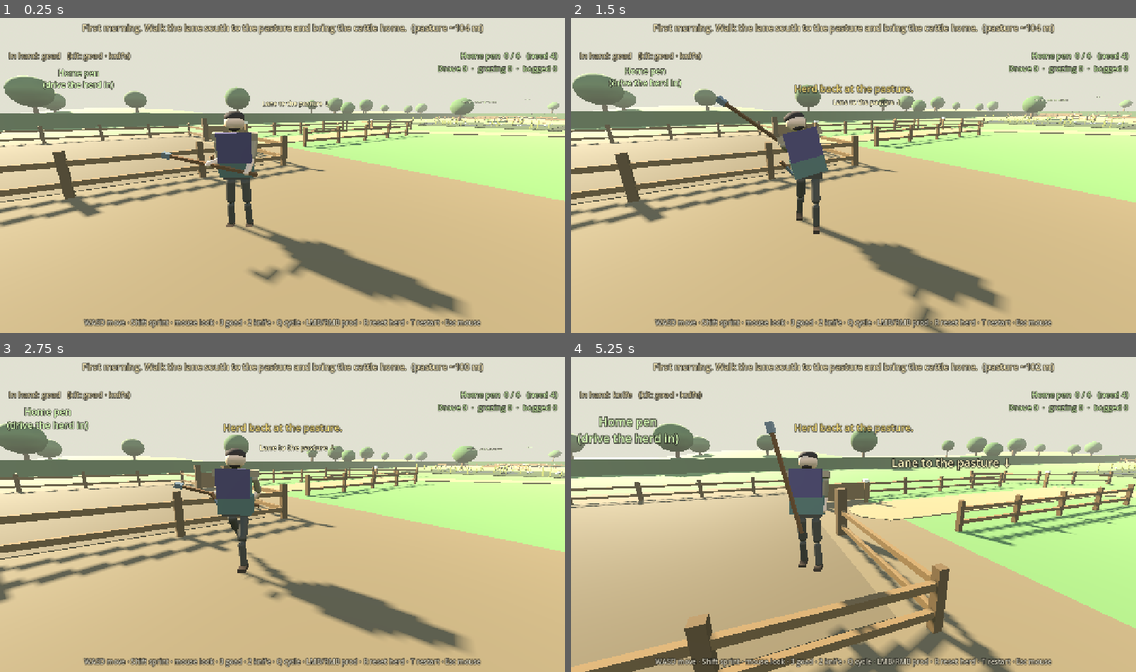
Above: before the commit, frames 1-4 (two rows, left to right).
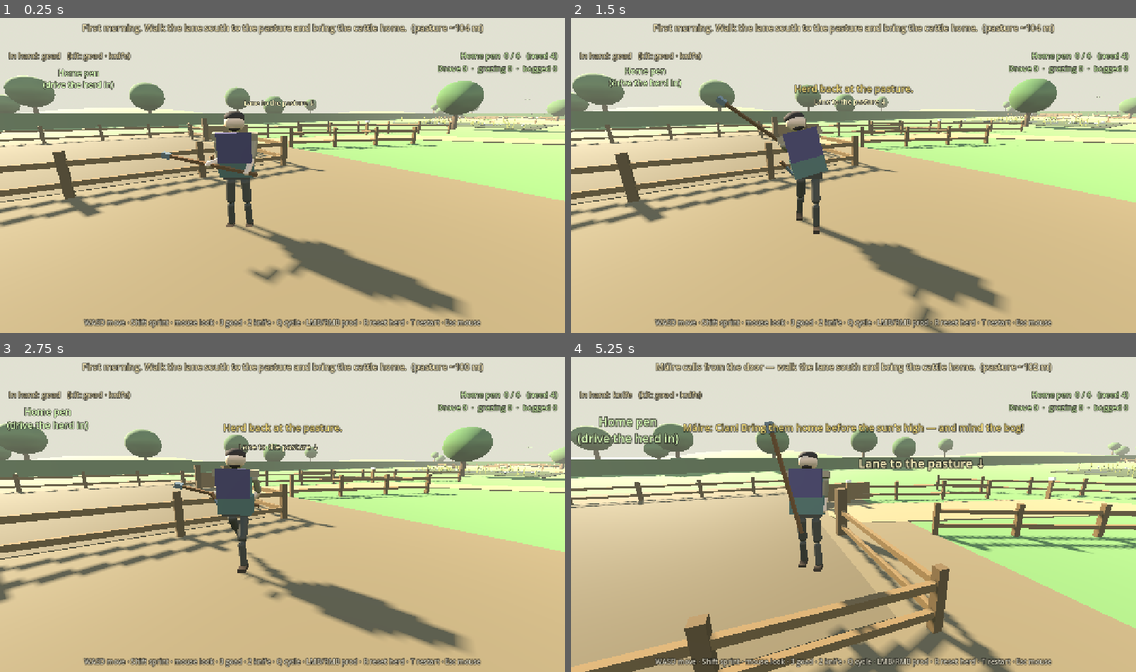
Above: after the commit, the same moments.

Repository: fortins4/devPlayground
Game: Godot game, scene res://scenes/prologue/opening_cattle_drive.tscn
The game is run twice, just before and just after one commit, with the same random seed, the same clock (stepped at 60 frames per second) and the same inputs. This scene is started directly instead of the project's main scene.
Inputs (mouse positions are in pixels of both pictures, inside the frame that each line leads up to):
- Up to frame 1 (0.25 s): no input
- Up to frame 2 (1.5 s): tap Enter at 0.5 s; move the mouse to (881, 172) at 0.52 s; hold W (move_forward) from 0.53 s (still down); tap R at 0.6 s; click (881, 172) at 0.67 s; tap Space (jump) at 0.77 s; tap T at 0.8, 1.35 s; move the mouse to (825, 175) at 1.27 s
- Up to frame 3 (2.75 s): keep holding W (move_forward); tap Space (jump) at 1.52 s; tap R at 1.55 s; move the mouse to (293, 508) at 2.02 s; hold Right mouse button (attack_heavy) from 2.03 s (still down); tap T at 2.3 s
- Up to frame 4 (5.25 s): keep holding W (move_forward); move the mouse to (847, 517) at 2.77 s; release Right mouse button (attack_heavy) at 2.78 s; click (847, 517) at 2.85 s; tap Space (jump) at 3.02, 3.77, 4.52 s; tap R at 3.05, 4.55 s; move the mouse to (893, 517) at 3.52 s; hold H (band_toggle) 3.53-4.28 s; tap T at 3.8 s; move the mouse to (808, 508) at 4.27 s; tap Ctrl (crouch) at 4.35 s; move the mouse to (859, 514) at 5.02 s; hold Q (cycle_weapon) from 5.03 s (still down); click (859, 514) at 5.17 s

The runs differ from the first frame. In frame 1, 5.1% of the frame differs, in the area x 0-100%, y 19-43%; in frame 2, 5.1%; in frame 3, 5.2%; in frame 4, 12%, in the area x 0-100%, y 1-63%.

Commit message:
feat(prologue): house family callout + tighter pastoral lane bends
Extend the F4 opening cattle-drive: Máire calls to Cian from the door as
the drive leaves, and PathMarkers get a sharper S (extra Bend5) with bog
nudged east so the west apex reads ditch/bog edge from above and ground.
No CattleEconomy / combat changes.

Diff:
--- a/scenes/prologue/opening_cattle_drive.tscn
+++ b/scenes/prologue/opening_cattle_drive.tscn
@@ -6,6 +6,7 @@
 [ext_resource type="PackedScene" uid="uid://bq8riochtplayer01" path="res://scenes/characters/player/player.tscn" id="4_player"]
 [ext_resource type="PackedScene" uid="uid://cq8riochtopencow01" path="res://scenes/prologue/opening_cow.tscn" id="5_cow"]
 [ext_resource type="Script" path="res://scripts/prologue/opening_drive_launcher.gd" id="6_launch"]
+[ext_resource type="Script" path="res://scripts/prologue/opening_family_caller.gd" id="7_family"]
 
 [sub_resource type="ProceduralSkyMaterial" id="Sky_morning_mat"]
 sky_top_color = Color(0.5, 0.62, 0.74, 1)
@@ -52,22 +53,25 @@
 [node name="PathMarkers" type="Node3D" parent="."]
 
 [node name="Gate" type="Marker3D" parent="PathMarkers"]
-transform = Transform3D(1, 0, 0, 0, 1, 0, 0, 0, 1, 7, 0, 15)
+transform = Transform3D(1, 0, 0, 0, 1, 0, 0, 0, 1, 7, 0, 14)
 
 [node name="Bend1" type="Marker3D" parent="PathMarkers"]
-transform = Transform3D(1, 0, 0, 0, 1, 0, 0, 0, 1, 7, 0, 30)
+transform = Transform3D(1, 0, 0, 0, 1, 0, 0, 0, 1, 4, 0, 25)
 
 [node name="Bend2" type="Marker3D" parent="PathMarkers"]
-transform = Transform3D(1, 0, 0, 0, 1, 0, 0, 0, 1, -12, 0, 44)
+transform = Transform3D(1, 0, 0, 0, 1, 0, 0, 0, 1, -15, 0, 37)
 
 [node name="Bend3" type="Marker3D" parent="PathMarkers"]
-transform = Transform3D(1, 0, 0, 0, 1, 0, 0, 0, 1, -14, 0, 62)
+transform = Transform3D(1, 0, 0, 0, 1, 0, 0, 0, 1, -18, 0, 54)
 
 [node name="Bend4" type="Marker3D" parent="PathMarkers"]
-transform = Transform3D(1, 0, 0, 0, 1, 0, 0, 0, 1, 4, 0, 78)
+transform = Transform3D(1, 0, 0, 0, 1, 0, 0, 0, 1, 0, 0, 68)
+
+[node name="Bend5" type="Marker3D" parent="PathMarkers"]
+transform = Transform3D(1, 0, 0, 0, 1, 0, 0, 0, 1, 16, 0, 82)
 
 [node name="PastureMouth" type="Marker3D" parent="PathMarkers"]
-transform = Transform3D(1, 0, 0, 0, 1, 0, 0, 0, 1, 10, 0, 94)
+transform = Transform3D(1, 0, 0, 0, 1, 0, 0, 0, 1, 10, 0, 96)
 
 [node name="HomeZone" type="Area3D" parent="."]
 transform = Transform3D(1, 0, 0, 0, 1, 0, 0, 0, 1, 7, 1.2, 6.5)
@@ -79,7 +83,7 @@
 shape = SubResource("Shape_home")
 
 [node name="BogZone" type="Area3D" parent="."]
-transform = Transform3D(1, 0, 0, 0, 1, 0, 0, 0, 1, 7, 1, 55)
+transform = Transform3D(1, 0, 0, 0, 1, 0, 0, 0, 1, 9, 1, 55)
 collision_layer = 0
 collision_mask = 1
 monitorable = false
@@ -128,6 +132,13 @@
 [node name="Player" parent="." instance=ExtResource("4_player")]
 transform = Transform3D(-0.5736, 0, -0.8192, 0, 1, 0, 0.8192, 0, -0.5736, -3, 0.1, 9)
 
+
+[node name="FamilyCaller" type="Node3D" parent="."]
+transform = Transform3D(0.936, 0, 0.352, 0, 1, 0, -0.352, 0, 0.936, -5.2, 0.1, 3.2)
+script = ExtResource("7_family")
+speaker_name = "Máire"
+callout_line = "Cian! Bring them home before the sun's high — and mind the bog!"
+
 [node name="OpeningDriveDirector" type="Node3D" parent="."]
 script = ExtResource("2_director")
 need_home = 4
--- a/scripts/prologue/opening_drive_director.gd
+++ b/scripts/prologue/opening_drive_director.gd
@@ -19,6 +19,7 @@
 @export var bog_zone_path: NodePath = ^"../BogZone"
 @export var pasture_zone_path: NodePath = ^"../PastureZone"
 @export var path_markers_path: NodePath = ^"../PathMarkers"
+@export var family_caller_path: NodePath = ^"../FamilyCaller"
 ## Herd "lifts its heads" (all start milling / respond to goad pressure) after the first prod.
 @export var stir_radius: float = 30.0
 @export var at_herd_radius: float = 22.0
@@ -37,6 +38,7 @@
 var _slot_index: int = 0
 var _flash_text: String = ""
 var _flash_timer: float = 0.0
+var _family: Node = null
 
 
 func _ready() -> void:
@@ -70,6 +72,10 @@
 	for cow in _cows:
 		cow.call("set_player", _player)
 		cow.call("set_path_bias", _path_home_first, home)
+	_family = get_node_or_null(family_caller_path)
+	if _family and _family.has_signal("callout_spoken"):
+		if not _family.is_connected("callout_spoken", _on_family_callout):
+			_family.connect("callout_spoken", _on_family_callout)
 	_set_stage(Stage.WALK_OUT)
 	print("OPENING_DRIVE_READY cows=%d need=%d path_markers=%d" % [_cows.size(), need_home, _path_home_first.size()])
 
@@ -182,6 +188,8 @@
 	var total := _cows.size()
 	match stage:
 		Stage.WALK_OUT:
+			if family_bark_visible():
+				return "%s calls from the door — walk the lane south and bring the cattle home.  (pasture ~%d m)" % [family_speaker(), int(distance_to_herd())]
 			return "First morning. Walk the lane south to the pasture and bring the cattle home.  (pasture ~%d m)" % int(distance_to_herd())
 		Stage.AT_HERD:
 			return "The herd is grazing. Draw the goad (3) and prod a cow (LMB / RMB) to stir them."
@@ -217,6 +225,8 @@
 	succeeded = false
 	first_goad_done = false
 	_set_stage(Stage.WALK_OUT)
+	if _family and _family.has_method("reset_callout"):
+		_family.call("reset_callout")
 	_flash("Herd back at the pasture.", 3.0)
 
 
@@ -237,6 +247,24 @@
 		cow.global_position = home + Vector3(-4.0 + float(placed) * 2.2, 0.15, 1.5)
 		cow.call("start_driven")
 		placed += 1
+
+
+func family_has_spoken() -> bool:
+	return bool(_family.call("has_spoken")) if _family and _family.has_method("has_spoken") else false
+
+
+func family_bark_visible() -> bool:
+	return bool(_family.call("is_bark_visible")) if _family and _family.has_method("is_bark_visible") else false
+
+
+func family_speaker() -> String:
+	return String(_family.call("get_speaker_name")) if _family and _family.has_method("get_speaker_name") else ""
+
+
+func _on_family_callout(line: String) -> void:
+	var who := family_speaker()
+	var prefix := ("%s: " % who) if who != "" else ""
+	_flash(prefix + line, 6.0)
 
 
 # ---------------------------------------------------------------- internals
--- /dev/null
+++ b/scripts/prologue/opening_family_caller.gd
@@ -0,0 +1,213 @@
+extends Node3D
+class_name OpeningFamilyCaller
+## Greybox family member at the house door who calls out to Cian as the morning
+## cattle drive leaves the yard. Readable bark (Label3D + HUD flash) + raised-arm pose.
+## Standalone prologue prop — no combat / CattleEconomy hooks.
+
+signal callout_spoken(line: String)
+
+@export var speaker_name: String = "Máire"
+@export var callout_line: String = "Cian! Bring them home before the sun's high — and mind the bog!"
+@export var bark_hold_secs: float = 6.5
+@export var auto_trigger_delay: float = 1.1
+@export var retrigger_on_reset: bool = true
+
+var _spoken: bool = false
+var _bark: Label3D = null
+var _name_label: Label3D = null
+var _bark_timer: float = 0.0
+var _delay_left: float = -1.0
+var _arm: Node3D = null
+
+
+func _ready() -> void:
+	_build_figure()
+	_delay_left = auto_trigger_delay
+
+
+func _process(delta: float) -> void:
+	if _delay_left > 0.0:
+		_delay_left -= delta
+		if _delay_left <= 0.0 and not _spoken:
+			speak()
+	if _bark_timer > 0.0:
+		_bark_timer -= delta
+		if _bark != null:
+			_bark.visible = _bark_timer > 0.0
+			# Soft bob so the bark reads as live speech.
+			_bark.position.y = 2.55 + sin(Time.get_ticks_msec() * 0.006) * 0.04
+		if _arm:
+			_arm.rotation_degrees.z = -55.0 + sin(Time.get_ticks_msec() * 0.008) * 8.0
+
+
+func speak() -> void:
+	_spoken = true
+	_bark_timer = bark_hold_secs
+	if _bark:
+		_bark.text = callout_line
+		_bark.visible = true
+	callout_spoken.emit(callout_line)
+	print("OPENING_FAMILY_CALLOUT speaker=%s line=%s" % [speaker_name, callout_line])
+
+
+func reset_callout() -> void:
+	_spoken = false
+	_bark_timer = 0.0
+	if _bark:
+		_bark.visible = false
+	if retrigger_on_reset:
+		_delay_left = auto_trigger_delay * 0.6
+
+
+func has_spoken() -> bool:
+	return _spoken
+
+
+func is_bark_visible() -> bool:
+	return _bark != null and _bark.visible and _bark_timer > 0.0
+
+
+func get_callout_line() -> String:
+	return callout_line
+
+
+func get_speaker_name() -> String:
+	return speaker_name
+
+
+func _build_figure() -> void:
+	# Clear any authored placeholders.
+	for c in get_children():
+		remove_child(c)
+		c.free()
+
+	var skin := _mat(Color(0.86, 0.70, 0.58))
+	var hair := _mat(Color(0.28, 0.16, 0.08))
+	var léine := _mat(Color(0.72, 0.68, 0.55))  # undyed linen
+	var brat := _mat(Color(0.42, 0.28, 0.38))    # muted purple brat
+	var shoes := _mat(Color(0.22, 0.16, 0.10))
+
+	var body := MeshInstance3D.new()
+	var body_mesh := CapsuleMesh.new()
+	body_mesh.radius = 0.28
+	body_mesh.height = 1.35
+	body.mesh = body_mesh
+	body.material_override = léine
+	body.position = Vector3(0.0, 0.85, 0.0)
+	add_child(body)
+
+	var skirt := MeshInstance3D.new()
+	var skirt_mesh := CylinderMesh.new()
+	skirt_mesh.top_radius = 0.30
+	skirt_mesh.bottom_radius = 0.42
+	skirt_mesh.height = 0.55
+	skirt.mesh = skirt_mesh
+	skirt.material_override = léine.duplicate()
+	(skirt.material_override as StandardMaterial3D).albedo_color = Color(0.62, 0.58, 0.48)
+	skirt.position = Vector3(0.0, 0.42, 0.0)
+	add_child(skirt)
+
+	var cloak := MeshInstance3D.new()
+	var cloak_mesh := BoxMesh.new()
+	cloak_mesh.size = Vector3(0.72, 0.85, 0.18)
+	cloak.mesh = cloak_mesh
+	cloak.material_override = brat
+	cloak.position = Vector3(0.0, 1.15, -0.12)
+	add_child(cloak)
+
+	var head := MeshInstance3D.new()
+	var head_mesh := SphereMesh.new()
+	head_mesh.radius = 0.165
+	head_mesh.height = 0.33
+	head.mesh = head_mesh
+	head.material_override = skin
+	head.position = Vector3(0.0, 1.72, 0.0)
+	add_child(head)
+
+	var hair_mi := MeshInstance3D.new()
+	var hair_mesh := SphereMesh.new()
+	hair_mesh.radius = 0.18
+	hair_mesh.height = 0.28
+	hair_mi.mesh = hair_mesh
+	hair_mi.material_override = hair
+	hair_mi.position = Vector3(0.0, 1.82, -0.02)
+	hair_mi.scale = Vector3(1.05, 0.75, 1.1)
+	add_child(hair_mi)
+
+	# Resting left arm.
+	var left_arm := MeshInstance3D.new()
+	var la_mesh := CapsuleMesh.new()
+	la_mesh.radius = 0.055
+	la_mesh.height = 0.55
+	left_arm.mesh = la_mesh
+	left_arm.material_override = skin
+	left_arm.position = Vector3(-0.38, 1.15, 0.05)
+	left_arm.rotation_degrees = Vector3(12.0, 0.0, 18.0)
+	add_child(left_arm)
+
+	# Raised right arm (calling / waving) — joint so we can animate a little.
+	_arm = Node3D.new()
+	_arm.name = "CallArm"
+	_arm.position = Vector3(0.32, 1.35, 0.05)
+	_arm.rotation_degrees = Vector3(10.0, 0.0, -55.0)
+	add_child(_arm)
+	var right_arm := MeshInstance3D.new()
+	var ra_mesh := CapsuleMesh.new()
+	ra_mesh.radius = 0.055
+	ra_mesh.height = 0.58
+	right_arm.mesh = ra_mesh
+	right_arm.material_override = skin
+	right_arm.position = Vector3(0.0, 0.28, 0.0)
+	_arm.add_child(right_arm)
+	var hand := MeshInstance3D.new()
+	var hand_mesh := SphereMesh.new()
+	hand_mesh.radius = 0.07
+	hand_mesh.height = 0.12
+	hand.mesh = hand_mesh
+	hand.material_override = skin
+	hand.position = Vector3(0.0, 0.58, 0.0)
+	_arm.add_child(hand)
+
+	var shoe_l := MeshInstance3D.new()
+	var shoe_mesh := BoxMesh.new()
+	shoe_mesh.size = Vector3(0.16, 0.1, 0.28)
+	shoe_l.mesh = shoe_mesh
+	shoe_l.material_override = shoes
+	shoe_l.position = Vector3(-0.12, 0.06, 0.04)
+	add_child(shoe_l)
+	var shoe_r := shoe_l.duplicate() as MeshInstance3D
+	shoe_r.position = Vector3(0.12, 0.06, 0.04)
+	add_child(shoe_r)
+
+	_name_label = Label3D.new()
+	_name_label.text = speaker_name
+	_name_label.font_size = 42
+	_name_label.pixel_size = 0.01
+	_name_label.billboard = BaseMaterial3D.BILLBOARD_ENABLED
+	_name_label.modulate = Color(0.95, 0.88, 0.7)
+	_name_label.outline_size = 10
+	_name_label.outline_modulate = Color(0.05, 0.05, 0.04, 0.85)
+	_name_label.position = Vector3(0.0, 2.15, 0.0)
+	add_child(_name_label)
+
+	_bark = Label3D.new()
+	_bark.name = "Bark"
+	_bark.text = ""
+	_bark.font_size = 36
+	_bark.pixel_size = 0.012
+	_bark.billboard = BaseMaterial3D.BILLBOARD_ENABLED
+	_bark.modulate = Color(1.0, 0.96, 0.82)
+	_bark.outline_size = 12
+	_bark.outline_modulate = Color(0.08, 0.06, 0.04, 0.92)
+	_bark.position = Vector3(0.0, 2.55, 0.0)
+	_bark.visible = false
+	_bark.autowrap_mode = TextServer.AUTOWRAP_WORD_SMART
+	_bark.width = 420.0
+	add_child(_bark)
+
+
+func _mat(color: Color) -> StandardMaterial3D:
+	var m := StandardMaterial3D.new()
+	m.albedo_color = color
+	m.roughness = 0.92
+	return m
--- a/scripts/prologue/opening_farm_greybox.gd
+++ b/scripts/prologue/opening_farm_greybox.gd
@@ -197,8 +197,8 @@
 			continue
 		outer = outer.normalized()
 		var along := Vector3(-outer.z, 0.0, outer.x)
-		var c := p + outer * (LANE_WIDTH * 0.5 + 2.4)
-		_rail(c - along * 5.5, c + along * 5.5)
+		var c := p + outer * (LANE_WIDTH * 0.5 + 1.8)
+		_rail(c - along * 7.0, c + along * 7.0)
 
 
 func _build_pasture() -> void:
@@ -223,7 +223,7 @@
 
 
 func _build_bog() -> void:
-	var box := _zone_box(bog_zone_path, Vector3(7.0, 1.0, 55.0), Vector3(18.0, 2.0, 18.0))
+	var box := _zone_box(bog_zone_path, Vector3(9.0, 1.0, 55.0), Vector3(18.0, 2.0, 18.0))
 	var c := box.get_center()
 	_mesh_box(_gen, Vector3(c.x, 0.03, c.z), Vector3(box.size.x, 0.05, box.size.z), C_BOG)
 	var rng := RandomNumberGenerator.new()
@@ -256,7 +256,7 @@
 	# North hedge behind the farmstead.
 	_solid_box(_gen, Vector3(0.0, 0.9, -14.0), Vector3(70.0, 1.8, 1.4), C_HEDGE)
 	# Short ditch along the bog's lane side (visual cue: "wet ground starts here").
-	var box := _zone_box(bog_zone_path, Vector3(7.0, 1.0, 55.0), Vector3(18.0, 2.0, 18.0))
+	var box := _zone_box(bog_zone_path, Vector3(9.0, 1.0, 55.0), Vector3(18.0, 2.0, 18.0))
 	_mesh_box(_gen, Vector3(box.position.x - 0.6, 0.025, box.get_center().z), Vector3(1.0, 0.05, box.size.z + 2.0), C_DITCH)
 
 
@@ -292,7 +292,7 @@
 			continue
 		if p.x > -18.0 and p.x < 20.0 and p.z > -10.0 and p.z < 18.0:
 			continue  # farmstead
-		var bog := _zone_box(bog_zone_path, Vector3(7.0, 1.0, 55.0), Vector3(18.0, 2.0, 18.0)).grow(1.0)
+		var bog := _zone_box(bog_zone_path, Vector3(9.0, 1.0, 55.0), Vector3(18.0, 2.0, 18.0)).grow(1.0)
 		var pas := _zone_box(pasture_zone_path, Vector3(10.0, 1.0, 112.0), Vector3(40.0, 2.0, 28.0)).grow(1.0)
 		if _in_xz(bog, p) or _in_xz(pas, p):
 			continue
@@ -312,7 +312,7 @@
 	_label(home.get_center() + Vector3(0, 2.0, 0), "Home pen\n(drive the herd in)", 34, Color(0.7, 0.92, 0.55))
 	var pas := _zone_box(pasture_zone_path, Vector3(10.0, 1.0, 112.0), Vector3(40.0, 2.0, 28.0))
 	_label(pas.get_center() + Vector3(0, 4.5, -6.0), "Pasture", 46, Color(0.85, 0.95, 0.7))
-	var bog := _zone_box(bog_zone_path, Vector3(7.0, 1.0, 55.0), Vector3(18.0, 2.0, 18.0))
+	var bog := _zone_box(bog_zone_path, Vector3(9.0, 1.0, 55.0), Vector3(18.0, 2.0, 18.0))
 	_label(bog.get_center() + Vector3(0, 2.6, 0), "Bog edge — cattle bog down here", 34, Color(0.75, 0.85, 0.6))
 	_label(Vector3(-27.0, 2.4, 40.0), "Ditch (farm edge)", 30, Color(0.7, 0.8, 0.6))
 	if path.size() >= 2:
--- a/tools/smoke_opening_cattle_drive.gd
+++ b/tools/smoke_opening_cattle_drive.gd
@@ -56,6 +56,11 @@
 	_check(herd_to_home > 80.0, "pasture herd should graze a good distance from home")
 	var combat := player.get_node_or_null("CombatSystem")
 	_check(combat != null and String(combat.call("weapon_name")) == "goad", "opening kit should start on goad")
+
+	# Family callout at the house as the drive leaves (opening beat).
+	await _wait_physics(1.6)
+	_check(bool(director.call("family_has_spoken")), "family callout should fire in the opening beat")
+	print("SMOKE family_speaker=%s bark_visible=%s" % [director.call("family_speaker"), director.call("family_bark_visible")])
 
 	# Idle until goaded.
 	await _wait_physics(2.0)
Not shown: 1 places in scenes/prologue/opening_cattle_drive.tscn that only renumber resources
Not shown, changed: scenes/prologue/README.md
